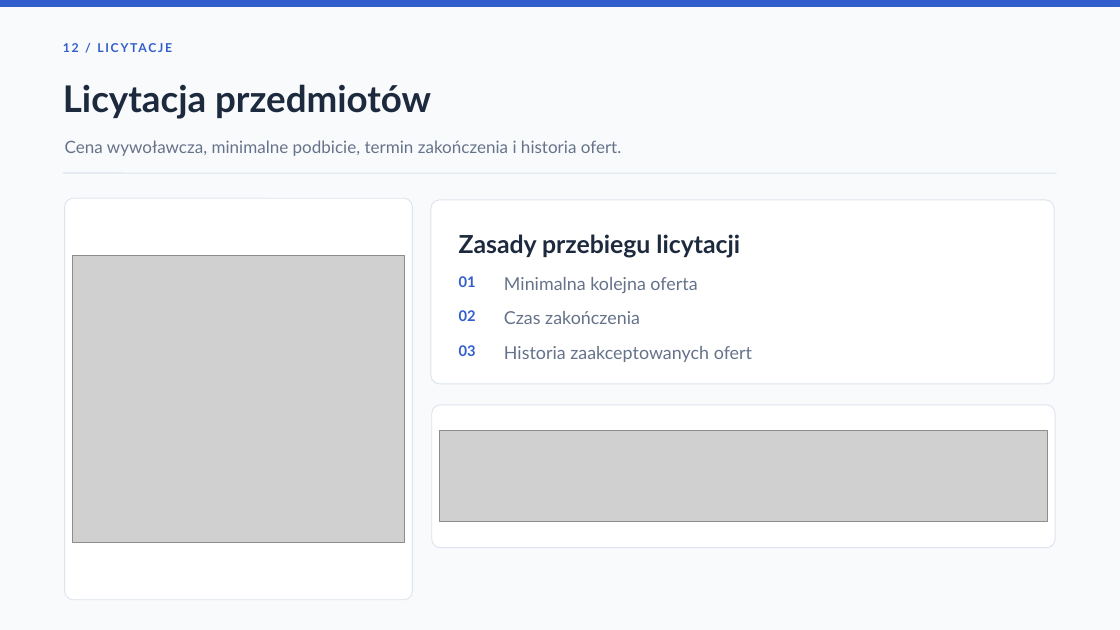
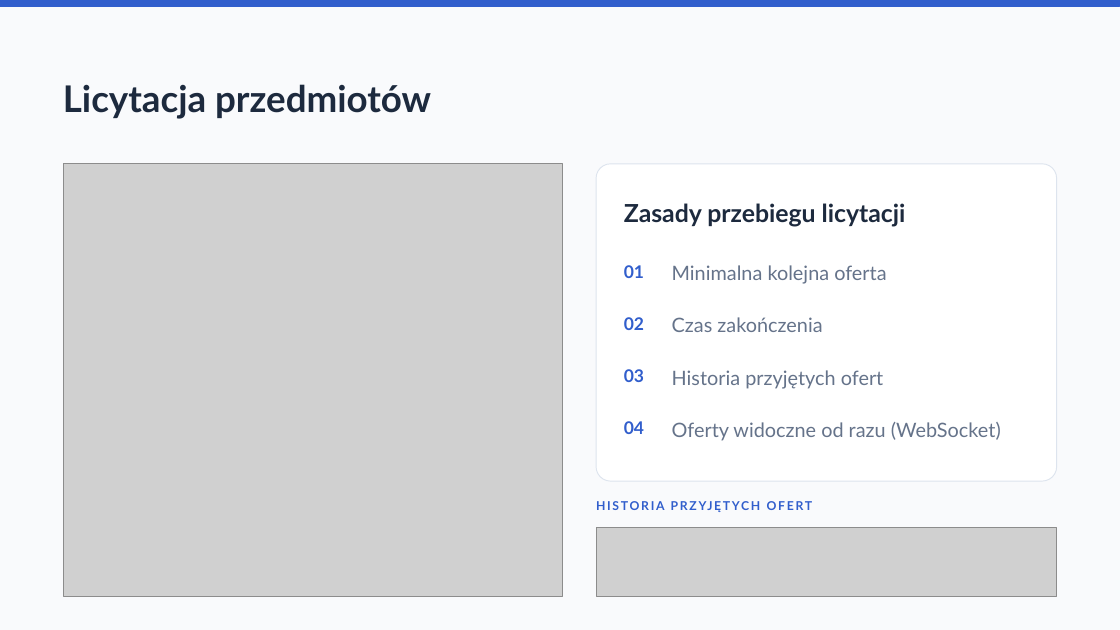
Before and after one commit to persi05/MargoMarket2, a slide deck: slide 12 of MargoMarket_FINAL_2026.pptx (slide 13 before the commit). Drawn at 1120x630 pixels with LibreOffice and Linux fonts; fonts in the diff are those of the drawing; grey boxes stand for pictures. Boxes give left, top, right and bottom in pixels: in the first picture for what was removed or moved away, otherwise in the second. Text is boxed around its words. In the diff, an @@ line names an element or a change of style, - is before the commit and + after.

```diff
--- a/MargoMarket_FINAL_2026.pptx
+++ b/MargoMarket_FINAL_2026.pptx
@@ text removed at [63,36,1038,59] @@
-12 / LICYTACJE
@@ text removed at [65,140,621,156] @@
-Cena wywoławcza, minimalne podbicie, termin zakończenia i historia ofert.
@@ line removed from (63, 173) to (1057, 173) @@
@@ picture: place and size @@
-picture at [72,255,404,544]
+picture at [64,164,563,597]
@@ rounded rectangle: place and size @@
-rounded rectangle at [431,200,1054,384]
+rounded rectangle at [597,164,1057,481]
@@ rounded rectangle removed at [65,198,413,600] @@
@@ text "Zasady przebiegu licytacji": place and size @@
-text "Zasady przebiegu licytacji" at [459,234,740,258]
+text "Zasady przebiegu licytacji" at [624,203,906,227]
@@ text "01": place and size @@
-text "01" at [459,276,476,287]
+text "01" at [624,265,644,278]
@@ text "Minimalna kolejna oferta" at [672,265,886,284]: size 15.3 to 17 pt @@
@@ text "Minimalna kolejna oferta": place and size @@
-text "Minimalna kolejna oferta" at [504,277,697,293]
+text "Minimalna kolejna oferta" at [672,265,886,284]
@@ text "02": place and size @@
-text "02" at [459,310,476,321]
+text "02" at [624,317,644,330]
@@ text "Czas zakończenia": place and size @@
-text "Czas zakończenia" at [504,311,640,324]
+text "Czas zakończenia" at [672,317,822,332]
@@ text "Czas zakończenia" at [672,317,822,332]: size 15.3 to 17 pt @@
@@ size 12.6 to 15 pt in 3 elements at [624,317,644,330], [624,265,644,278], [624,369,644,382] @@
@@ text "03": place and size @@
-text "03" at [459,345,476,356]
+text "03" at [624,369,644,382]
@@ text at [672,370,884,389]: text changed; size 15.3 to 17 pt @@
-Historia zaakceptowanych ofert
+Historia przyjętych ofert
@@ rounded rectangle removed at [432,405,1055,548] @@
@@ text added at [624,421,644,434], 15 pt, text #315ECC, bold @@
+04
@@ text added at [672,422,1001,441], 17 pt, text #65738A @@
+Oferty widoczne od razu (WebSocket)
@@ text added at [597,496,1057,517], 10.5 pt, text #315ECC, bold @@
+HISTORIA PRZYJĘTYCH OFERT
@@ picture: place and size @@
-picture at [440,431,1048,522]
+picture at [597,528,1057,597]
```
Also in this commit, not shown: 9 other slides changed, 8 slides added, 9 slides removed, 1 other file.
